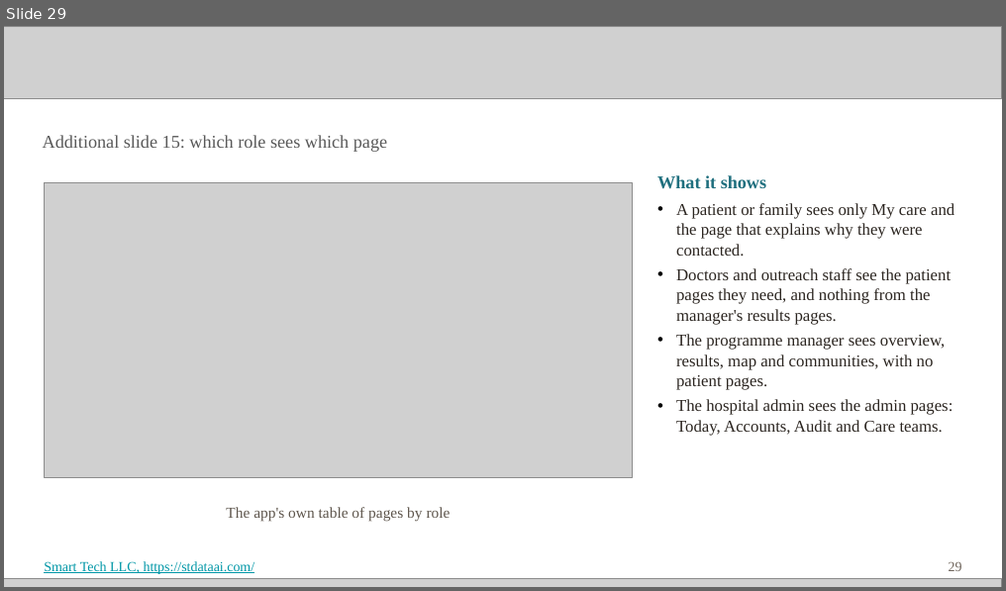
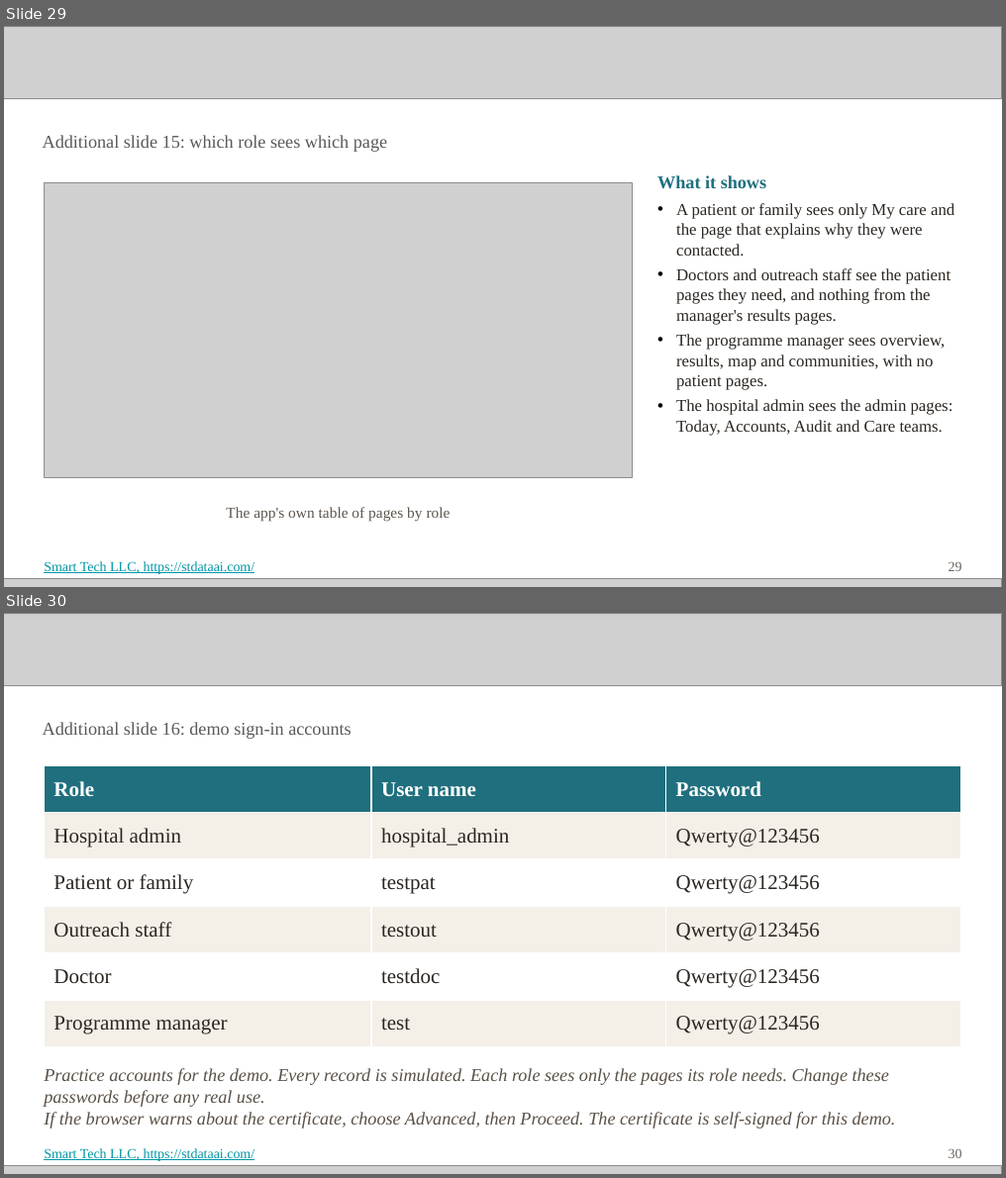
Before and after one commit to Smarttechk/Hack2Skill_Precision-Prevention, a slide deck: docs/Submission_Deck.pptx. Shown one above the other, each under a label of ours: slide 29 before the commit, slides 29 and 30 after it. The pictures are 1006x591 and 1006x1178 pixels, drawn with LibreOffice and Linux fonts; fonts in the diff are those of the drawing; grey boxes stand for pictures. Boxes give left, top, right and bottom in pixels: in the first picture for what was removed or moved away, otherwise in the second. Text is boxed around its words. In the diff, an @@ line names an element or a change of style, - is before the commit and + after.

```diff
--- a/docs/Submission_Deck.pptx
+++ b/docs/Submission_Deck.pptx
@@ slide 30 added at [4,613,1002,1174], background #FFFFFF @@
@@ picture added at [4,613,1002,686] @@
@@ text added at [43,722,351,739], 13 pt, text #595959 @@
+Additional slide 16: demo sign-in accounts
@@ table added at [44,765,960,1047], 6 rows, 3 columns @@
+Role | User name | Password
+Hospital admin | hospital_admin | Qwerty@123456
+Patient or family | testpat | Qwerty@123456
+Outreach staff | testout | Qwerty@123456
+Doctor | testdoc | Qwerty@123456
+Programme manager | test | Qwerty@123456
@@ text added at [44,1068,896,1129], 13 pt, text #5A5045, italic @@
+Practice accounts for the demo. Every record is simulated. Each role sees only the pages its role needs. Change these passwords before any real use.
+If the browser warns about the certificate, choose Advanced, then Proceed. The certificate is self-signed for this demo.
@@ picture added at [4,1166,1002,1174] @@
@@ text added at [44,1149,255,1161], 10 pt, text #0097A7, underline @@
+Smart Tech LLC, https://stdataai.com/
@@ page number added at [948,1150,962,1158], 10 pt, text #6E645B @@
+30
```
Also in this commit, not shown: 2 slides changed, 7 other files.
